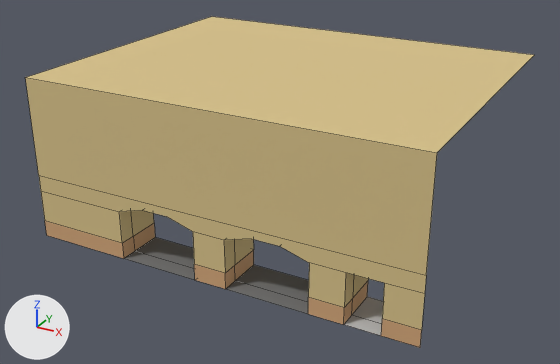
The Blender file assets/models/districts/descalzas/parking.blend, before and after one commit.
Rendered twice from a 50 mm camera at (21.0, -30.3, 22.2) aimed at (-0.2, 8.3, 2.9). The lights are fixed; the arrows at lower left show +X, +Y and +Z. The older version comes first. Mesh edges are drawn as thin lines. The same objects are shown in both versions, whatever each file hides. Objects named as collision shapes, trigger or cutter boxes, shadow casters or lower levels of detail are left out.

In view in the first picture: 'Entrance'.
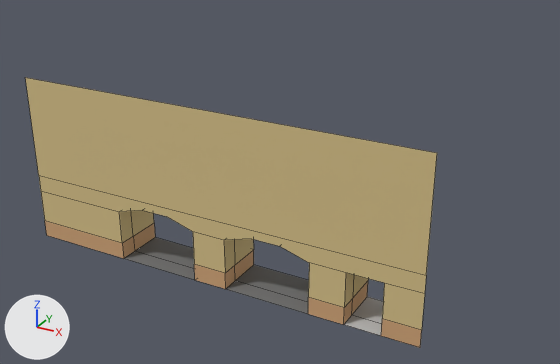
Pixel boxes (x1, y1, x2, y2) of what changed, in the pictures (560 x 364 px):
'Entrance', reshaped (19% narrower, 18% shorter)
    before: (25, 17, 534, 347)
    after: (25, 78, 437, 347)
part 1 of me_plane, deleted (yellow)
    before: (25, 17, 534, 153)

What changed in the scene script:
```text
Change me_plane:
    used by ob_entrance; location = (0.0, 0.0, 0.0)
    verts and faces of me_plane; kept vertices keep their numbers, new ones are numbered from 80
    before: 48 (-12.0, 0.0, 10.0) at pixel (25, 77), 49 (12.0, 0.0, 10.0) at pixel (437, 152), 78 (-12.0, 19.0, 10.0) at pixel (211, 16), 79 (12.0, 19.0, 10.0) at pixel (534, 54)
    remove me_plane.from_pydata(...)  # 80 vertices, 60 faces; spans x -12.0..12.0, y 0.0..19.0, z 0.0..10.0
    add me_plane.from_pydata(...)  # 78 vertices, 59 faces; spans x -12.0..12.0, y 0.0..3.0, z 0.0..10.0
    me_plane part 1
    add delete_vertices([78, 79])  # with the faces that use them
```
